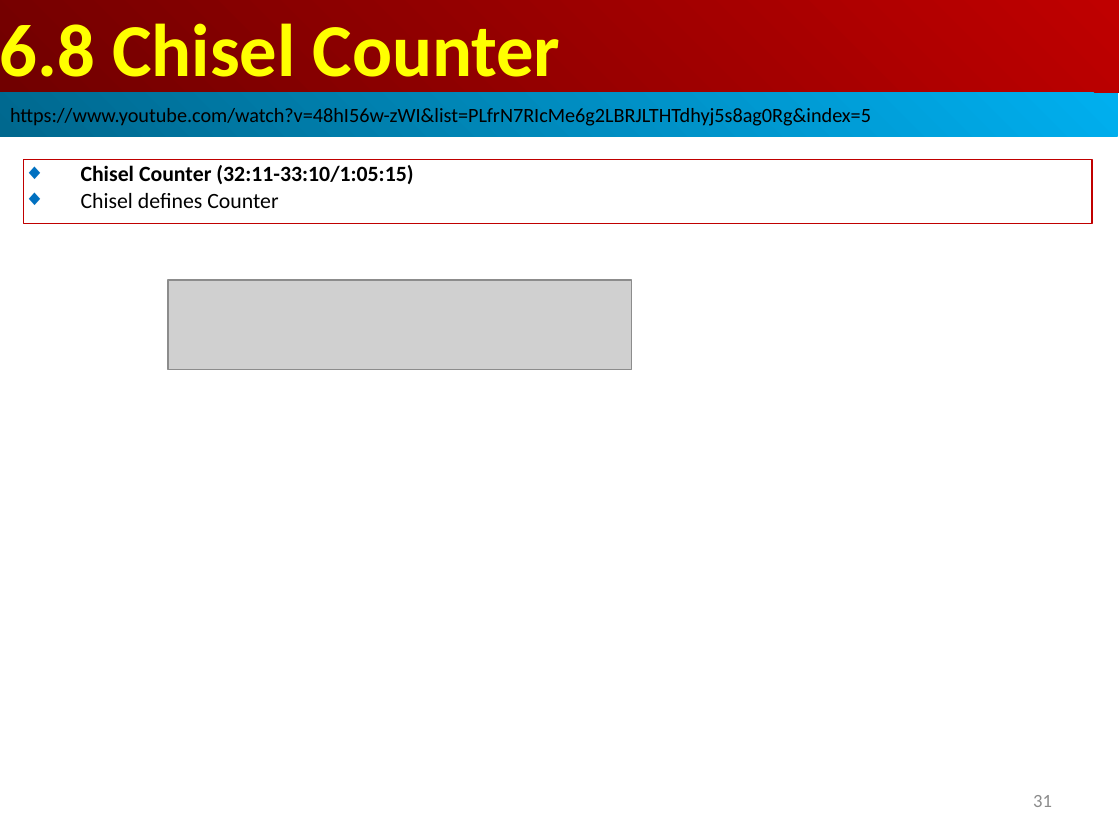
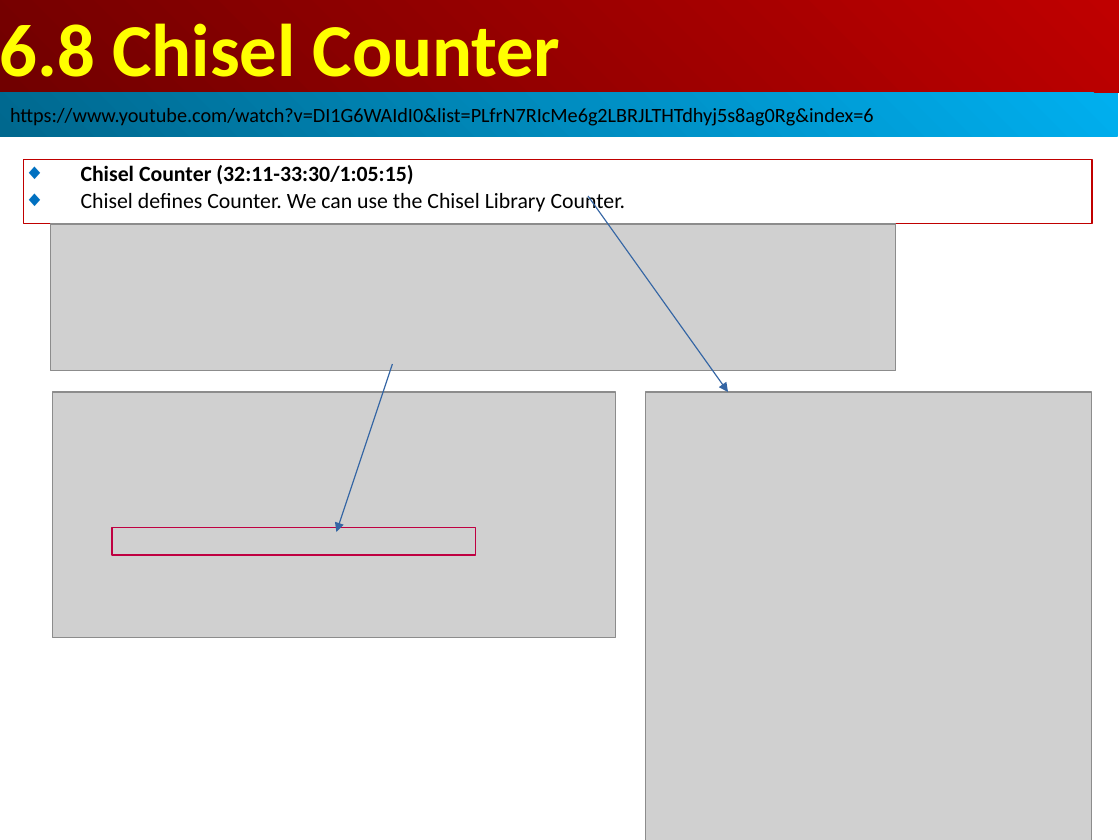
Before and after one commit to peterhchen/AIU_CS800_Chisel, a slide deck: slide 31 of 500_UCSC_HWD/006_Encap/000_Video/006.Encap.ppt. Drawn at 1120x840 pixels with LibreOffice and Linux fonts; fonts in the diff are those of the drawing; grey boxes stand for pictures. Boxes give left, top, right and bottom in pixels: in the first picture for what was removed or moved away, otherwise in the second. Text is boxed around its words. In the diff, an @@ line names an element or a change of style, - is before the commit and + after.

```diff
--- a/500_UCSC_HWD/006_Encap/000_Video/006.Encap.ppt
+++ b/500_UCSC_HWD/006_Encap/000_Video/006.Encap.ppt
@@ text in rectangle at bbox=[10, 105, 874, 128]: text changed @@
-https://www.youtube.com/watch?v=48hI56w-zWI&list=PLfrN7RIcMe6g2LBRJLTHTdhyj5s8ag0Rg&index=5
+https://www.youtube.com/watch?v=DI1G6WAIdI0&list=PLfrN7RIcMe6g2LBRJLTHTdhyj5s8ag0Rg&index=6
@@ text in rectangle at bbox=[81, 165, 626, 215]: text changed; bold off @@
-◆ Chisel Counter (32:11-33:10/1:05:15)
-◆ Chisel defines Counter
+◆ Chisel Counter (32:11-33:30/1:05:15)
+◆ Chisel defines Counter. We can use the Chisel Library Counter.
@@ arrow added from (588, 196) to (728, 392), #3465A4 0.74 pt @@
@@ picture: place and size @@
-picture at bbox=[168, 280, 632, 370]
+picture at bbox=[50, 224, 896, 371]
@@ arrow added from (392, 364) to (336, 532), #3465A4 0.74 pt @@
@@ picture added at bbox=[53, 392, 616, 637] @@
@@ picture added at bbox=[646, 392, 1092, 840] @@
@@ rectangle added at bbox=[112, 528, 476, 556], outline #BF0041 0.74 pt @@
@@ page number removed at bbox=[1033, 795, 1052, 807] @@
-31
```
Also in this commit, not shown: 20 other slides changed, 21 slides added.
